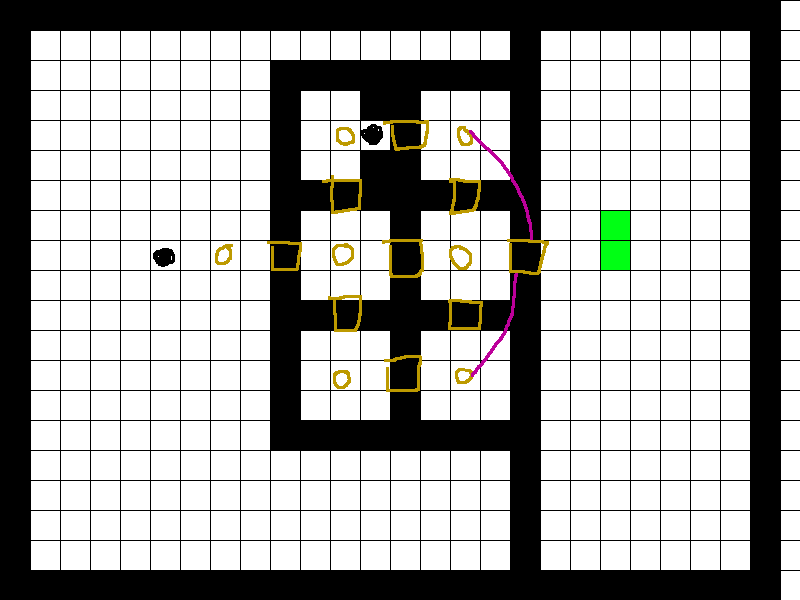
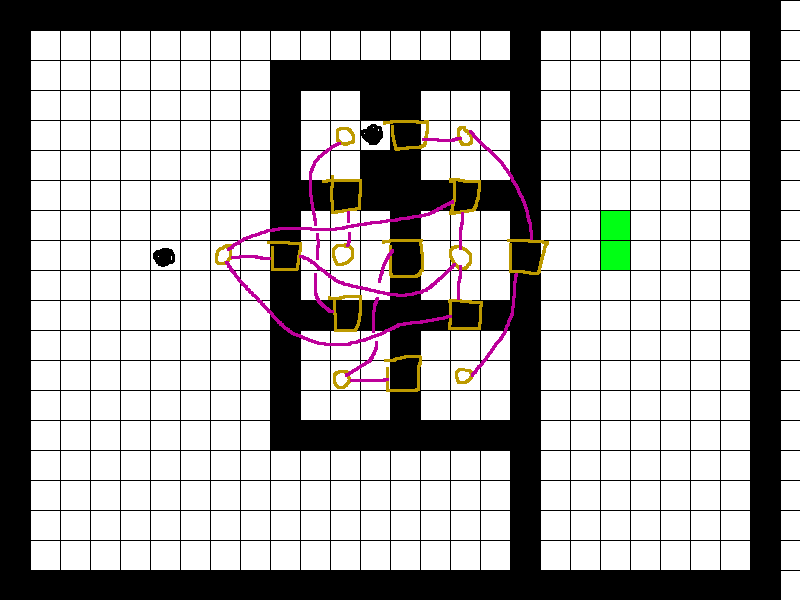
The second 800 × 600 image is a revision of the first. Changes to its layers:
painted on "grid.png" over [225, 137, 464, 382]
